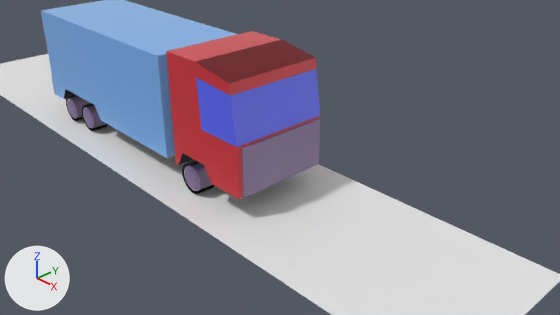
The Blender file models/kamion.blend as it was, and as the next commit left it.
Before and after are seen from the file's camera 'Camera'. Arrows for +X, +Y and +Z are at lower left; the lights stay in place.

Before the edit, the objects in view are built like this:
```python
ob_kamion = bpy.data.objects.new('kamion', me_kamion)
ob_kamion.location = (-1.65, 0.89, 0.32)
ob_plane = bpy.data.objects.new('Plane', me_plane)
ob_plane.location = (0.0, 0.0, 0.0)
ob_plane.scale = (7.99, 1.56, 1.0)
```
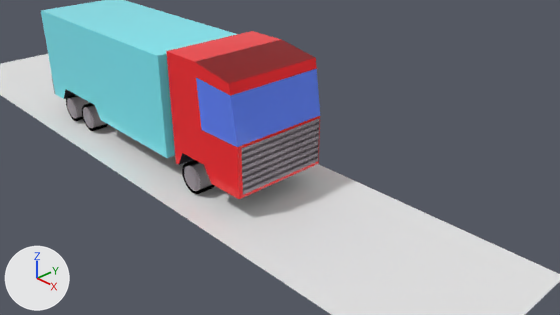
The change, as a list of edits to the scene's bpy script:
```text
Change mat_kamion:
    where n2 = _N.new('ShaderNodeGroup'); n2.name = 'Group'
    n2.inputs[1].default_value: (0.677, 0.513, 1.0, 1.0) -> (1.0, 1.0, 1.0, 1.0)  # 'BaseColorFactor', purple #d7beff -> 'BaseColorFactor', white #ffffff
    n2.inputs[3].default_value: 0.436 -> 0.0  # 'MetallicFactor'
    n2.inputs[4].default_value: 0.491 -> 0.0  # 'RoughnessFactor'
Change me_kamion:
    used by ob_kamion; location = (-1.65, 0.89, 0.32)
    remove me_kamion.from_pydata(...)  # 1477 vertices, 794 faces, 4 loose edges; spans x -1.73..5.23, y -1.9..0.18, z -0.3..2.24
    add me_kamion.from_pydata(...)  # 1575 vertices, 872 faces, 4 loose edges; spans x -1.73..5.2, y -1.9..0.18, z -0.3..2.24
    me_kamion part 1
    8 faces are deleted
    4 vertices in x -1.1..4.94, y -1.5..-0.24, z 0.06 move by (0.0, 0.0, 0.04)
    6 vertices move from x 5.2..5.23, y -1.77..0.04, z 0.12..1.03 to x 5.2, y -1.77..0.04, z 0.17..0.97
    44 vertices are added at x 5.04..5.2, y -1.84..0.1, z 0.12..1.9
    6 new vertices lie (-0.05, 0.0, 0.0) away from vertices in x 5.2..5.23, y -1.77..0.04, z 0.12..1.03
    6 new vertices lie (0.05, 0.0, 0.0) away from vertices in x 5.15, y -1.77..0.04, z 0.91..1.03
    6 new vertices lie (0.0, 0.0, -0.05) away from vertices in x 5.15..5.23, y -1.77..0.04, z 0.12..0.91
    6 new vertices lie (0.05, 0.0, 0.0) away from vertices in x 5.15, y -1.77..0.04, z 0.69..0.8
    6 new vertices lie (0.0, 0.0, -0.06) away from vertices in x 5.15..5.2, y -1.77..0.04, z 0.69
    6 new vertices lie (0.05, 0.0, 0.0) away from vertices in x 5.15, y -1.77..0.04, z 0.46..0.58
    6 new vertices lie (0.0, 0.0, -0.05) away from vertices in x 5.15..5.2, y -1.77..0.04, z 0.46
    6 new vertices lie (0.05, 0.0, 0.0) away from vertices in x 5.15, y -1.77..0.04, z 0.24..0.35
    6 new vertices lie (0.0, 0.0, -0.06) away from vertices in x 5.15..5.2, y -1.77..0.04, z 0.24
    86 new faces join them
```

Changed parts and their boxes [x1, y1, x2, y2] in the pictures (560 x 315 px):
'kamion', surface changed, reshaped
    both: [41, 0, 320, 199]
part 1 of me_kamion, built on
    both: [188, 69, 320, 199]
